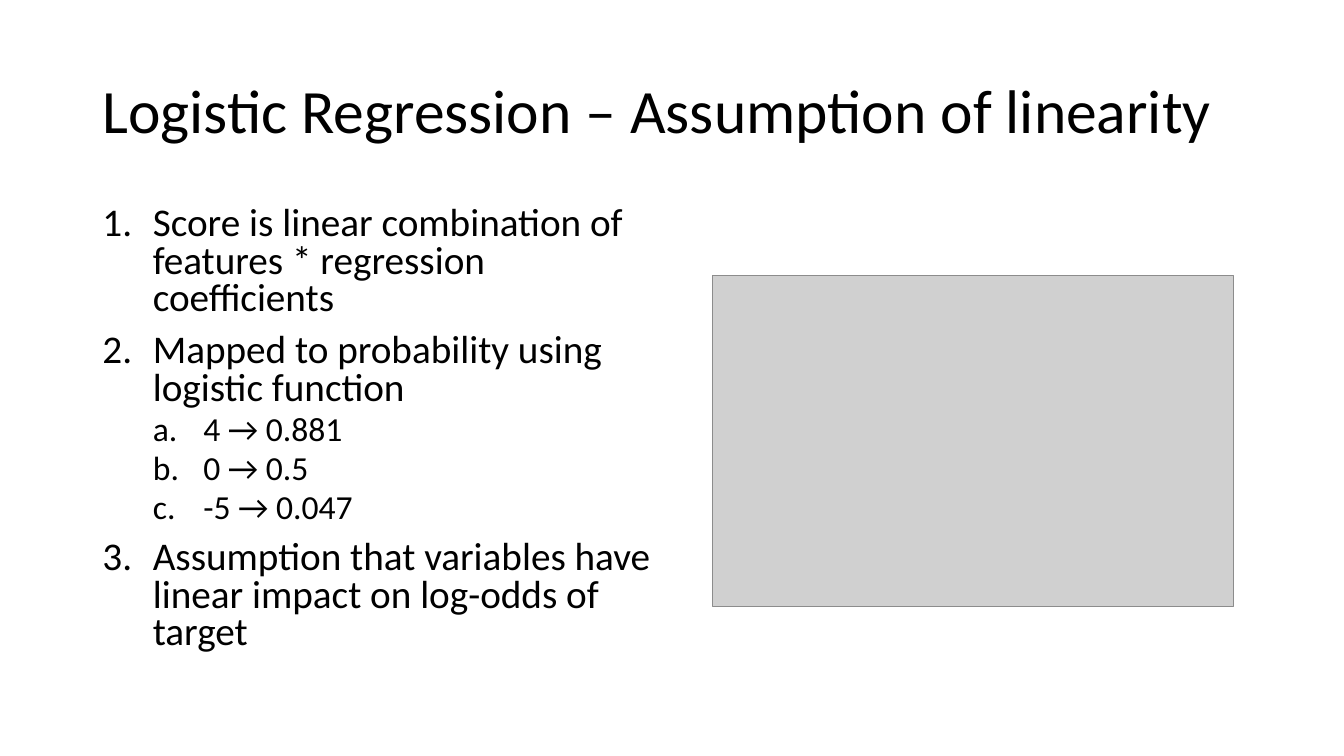
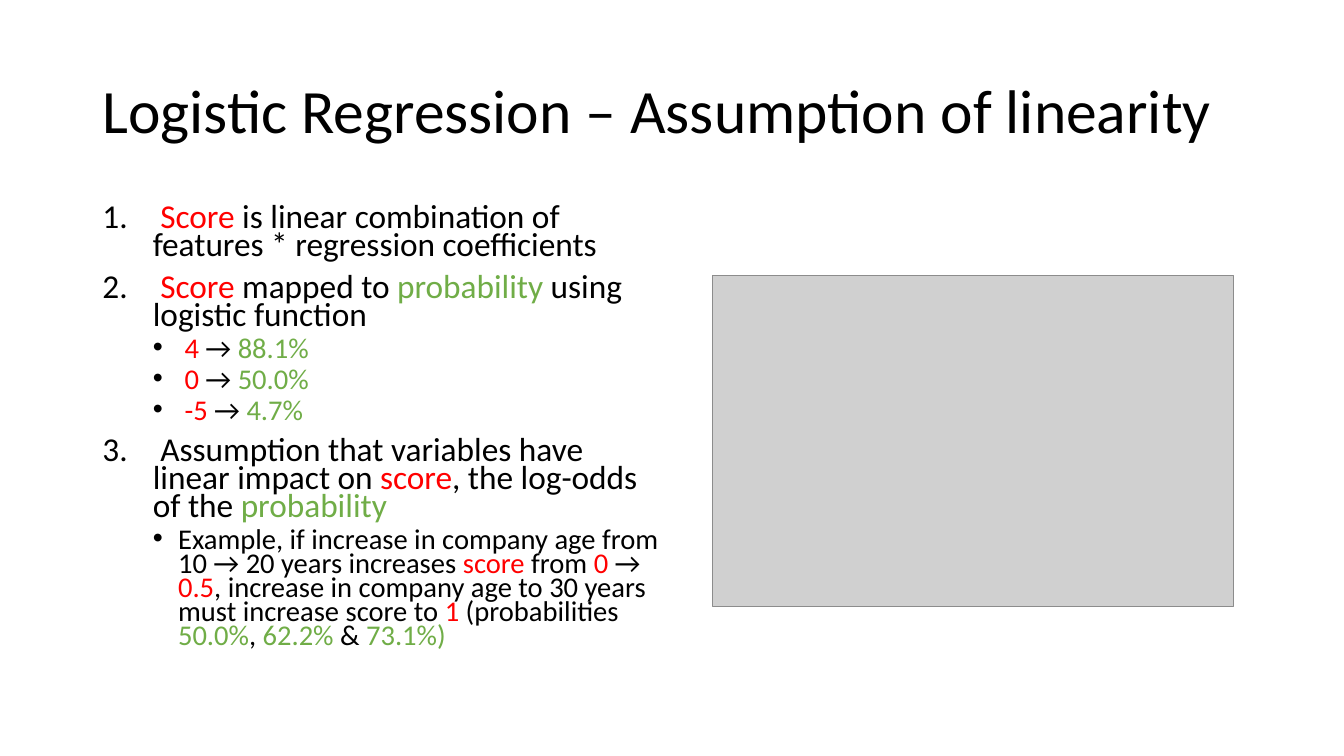
Before and after one commit to oli5679/WeightOfEvidenceDemo, a slide deck: slide 4 of Presentation.pptx. Drawn at 1344x756 pixels with LibreOffice and Linux fonts; fonts in the diff are those of the drawing; grey boxes stand for pictures. Boxes give left, top, right and bottom in pixels: in the first picture for what was removed or moved away, otherwise in the second. Text is boxed around its words. In the diff, an @@ line names an element or a change of style, - is before the commit and + after.

```diff
--- a/Presentation.pptx
+++ b/Presentation.pptx
@@ text at (x1=153, y1=205, x2=597, y2=262): size 28 to 23.8 pt in "Score is linear combination of features * ..."; text colour #000000 to #FF0000 in "Score"; line spacing 0.8 to 0.7 @@
@@ text at (x1=153, y1=275, x2=658, y2=649): text changed; size 28 to 20.4 pt @@
-2. Mapped to probability using logistic function
-  a. 4 → 0.881
-  b. 0 → 0.5
-  c. -5 → 0.047
-3. Assumption that variables have linear impact on log-odds of target
+2. Score mapped to probability using logistic function
+  • 4 → 88.1%
+  • 0 → 50.0%
+  • -5 → 4.7%
+3. Assumption that variables have linear impact on score, the log-odds of the probability
+  • Example, if increase in company age from 10 → 20 years increases score from 0 → 0.5, increase in company age to 30 years must increase score to 1 (probabilities 50.0%, 62.2% & 73.1%)
```
Also in this commit, not shown: 3 other slides changed, 3 slides added, 2 slides removed, 5 other files.
